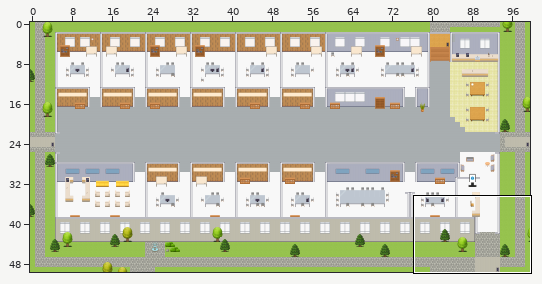
Tiled map (JSON) -- maps/PH-Regulatory-Compliance-Platform.tmj. The first picture is a wide view before the edit; the outline marks the close-up.
Close-up. Before:
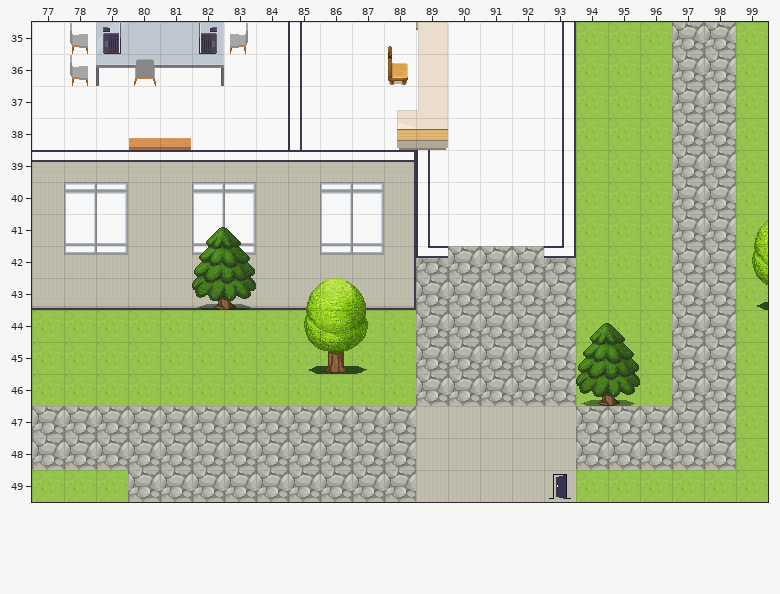
Cells are 32x32 px. Shown: x 77..99, y 35..49.
The result:
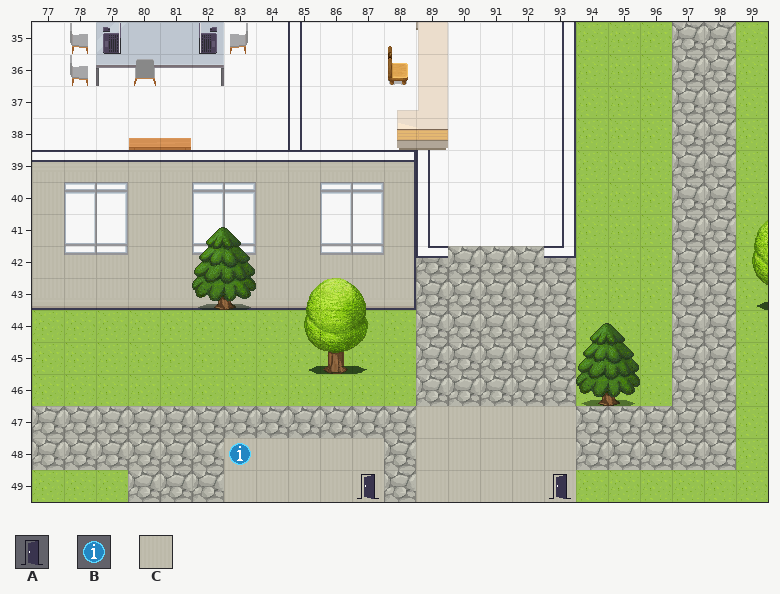
Key: from "User_Zones": A 65, B 104; from "room2": C 328.
_ is an empty cell.
What changed:
{"where": "layer \"floors\""}
{"y":48,"x":83,"old":"_____","new":"CCCCC"}
{"y":49,"x":83,"old":"_____","new":"CCCCC"}
{"where": "layer \"zones\""}
{"y":48,"x":83,"old":"_","new":"B"}
{"y":49,"x":87,"old":"_","new":"A"}
{"label":"added","picture_box":[224,438,384,502]}
